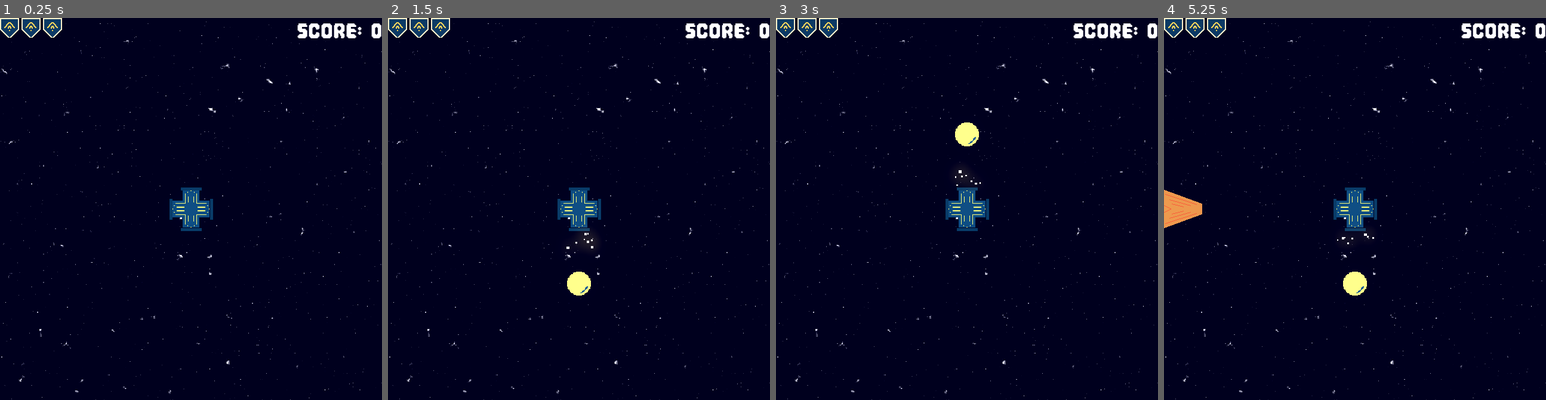
Above: before the commit, frames 1-4 (left to right).
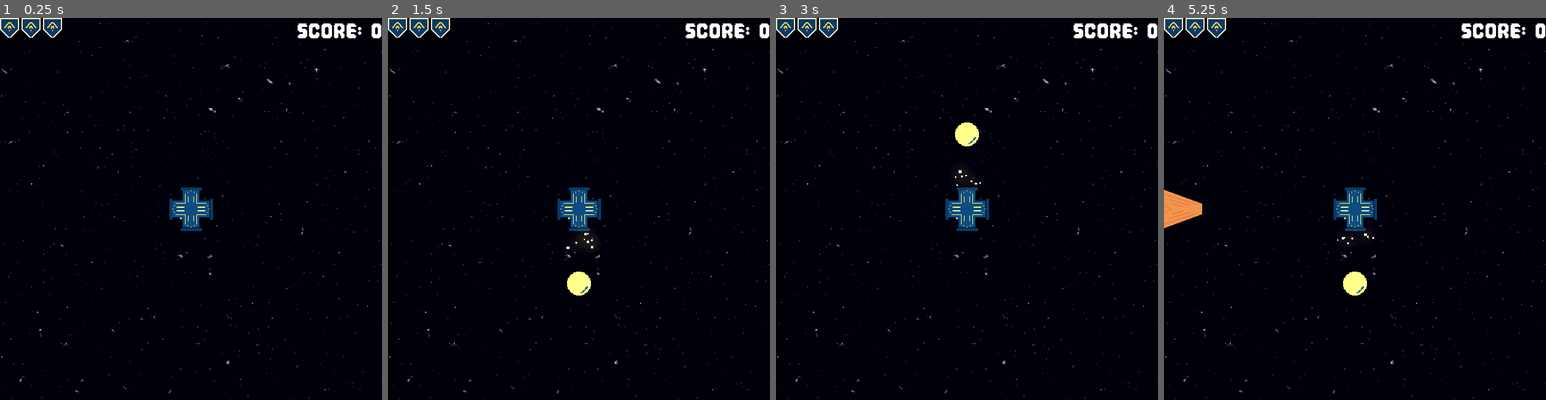
Above: after the commit, the same moments.

Repository: skain/incremental-outpost
Game: Godot game, scene res://scenes/main/main.tscn
Same seed, same stepped clock (60 frames per second), same inputs: the game is played once before the commit and once after it. Before the commit the project starts from res://game_entities/main/main.tscn.
Inputs:
- Up to frame 1 (0.25 s): no input
- Up to frame 2 (1.5 s): tap Enter (start_game) at 0.5, 1.35 s; hold Right (fire_right) 0.53-1.28 s; hold Enter (start_game) 0.53-1.28 s; hold Down (fire_down) from 1.28 s (still down)
- Up to frame 3 (3 s): release Down (fire_down) at 2.03 s; hold Right (fire_right) 2.03-2.78 s; hold Enter (start_game) 2.03-2.78 s; hold Up (fire_up) from 2.78 s (still down); tap Enter (start_game) at 2.85 s
- Up to frame 4 (5.25 s): release Up (fire_up) at 3.53 s; hold Enter (start_game) 3.53-4.28 s; hold Left (fire_left) 3.53-5.03 s; tap Enter (start_game) at 4.35, 5 s; hold Down (fire_down) from 5.03 s (still down); hold Enter (start_game) from 5.03 s (still down)

The runs differ from the first frame. In frame 1, 0.3% of the frame differs, in the area x 0-97%, y 4-100%; in frame 2, 0.3%; in frame 3, 0.3%; in frame 4, 0.3%.

Commit message:
Move files around, refactor some scenes, add glow test

Diff:
--- a/game_entities/main/main.tscn
+++ /dev/null
@@ -1,123 +0,0 @@
-[gd_scene format=3 uid="uid://bxhlenghvkl16"]
-
-[ext_resource type="Script" uid="uid://dqacofiwf6daw" path="res://game_entities/main/main.gd" id="1_dooaf"]
-[ext_resource type="PackedScene" uid="uid://dxvtbudu80b4f" path="res://game_entities/player/player.tscn" id="1_kaalg"]
-[ext_resource type="AudioStream" uid="uid://c6nqyyr7inav1" path="res://assets/sounds/8-bit Sound Library/Pickup_03.wav" id="2_83wlk"]
-[ext_resource type="PackedScene" uid="uid://cmc3ik5tigjec" path="res://game_entities/enemy/enemy.tscn" id="2_kj2c7"]
-[ext_resource type="AudioStream" uid="uid://bnxk1kk7ms3qd" path="res://assets/sounds/8-bit Sound Library/Hero_Death_00.wav" id="3_4iaaq"]
-[ext_resource type="PackedScene" uid="uid://bveowmm44i684" path="res://game_entities/ui/ui.tscn" id="3_vqoxj"]
-[ext_resource type="AudioStream" uid="uid://bxrytk1e2bol3" path="res://assets/sounds/music/incremental-outpost-music.wav" id="4_dooaf"]
-[ext_resource type="Script" uid="uid://d1aod3vqtp5fn" path="res://game_entities/main/enemies.gd" id="5_83wlk"]
-
-[sub_resource type="Environment" id="Environment_tefeu"]
-background_mode = 3
-glow_enabled = true
-glow_levels/4 = 0.3
-glow_levels/5 = 0.4
-glow_levels/6 = 0.5
-glow_bloom = 0.25
-glow_blend_mode = 0
-
-[sub_resource type="Gradient" id="Gradient_jyhfs"]
-offsets = PackedFloat32Array(0.8648649, 1)
-colors = PackedColorArray(0, 0, 0.047058824, 1, 1, 1, 1, 1)
-
-[sub_resource type="FastNoiseLite" id="FastNoiseLite_tbgi4"]
-noise_type = 2
-frequency = 0.371
-
-[sub_resource type="NoiseTexture2D" id="NoiseTexture2D_tefeu"]
-noise = SubResource("FastNoiseLite_tbgi4")
-color_ramp = SubResource("Gradient_jyhfs")
-
-[sub_resource type="CanvasItemMaterial" id="CanvasItemMaterial_o6xl0"]
-blend_mode = 1
-
-[sub_resource type="Gradient" id="Gradient_tipki"]
-offsets = PackedFloat32Array(0.8648649, 1)
-colors = PackedColorArray(0, 0, 0.047058824, 1, 1, 1, 1, 1)
-
-[sub_resource type="FastNoiseLite" id="FastNoiseLite_85g3d"]
-noise_type = 2
-frequency = 0.0511
-
-[sub_resource type="NoiseTexture2D" id="NoiseTexture2D_choun"]
-noise = SubResource("FastNoiseLite_85g3d")
-color_ramp = SubResource("Gradient_tipki")
-
-[node name="Main" type="Node2D" unique_id=42505495]
-script = ExtResource("1_dooaf")
-game_start_sound = ExtResource("2_83wlk")
-game_over_sound = ExtResource("3_4iaaq")
-
-[node name="WorldEnvironment" type="WorldEnvironment" parent="." unique_id=1950625691]
-environment = SubResource("Environment_tefeu")
-
-[node name="Backdrop" type="CanvasLayer" parent="." unique_id=402731984]
-layer = -100
-
-[node name="ColorRect" type="ColorRect" parent="Backdrop" unique_id=740235027]
-anchors_preset = 15
-anchor_right = 1.0
-anchor_bottom = 1.0
-grow_horizontal = 2
-grow_vertical = 2
-color = Color(0, 0, 0, 1)
-
-[node name="TextureRect" type="TextureRect" parent="Backdrop" unique_id=395905933]
-anchors_preset = 15
-anchor_right = 1.0
-anchor_bottom = 1.0
-grow_horizontal = 2
-grow_vertical = 2
-texture = SubResource("NoiseTexture2D_tefeu")
-
-[node name="TextureRect2" type="TextureRect" parent="Backdrop" unique_id=732274391]
-modulate = Color(1.5157021, 1.5157021, 1.5157021, 1)
-material = SubResource("CanvasItemMaterial_o6xl0")
-anchors_preset = 15
-anchor_right = 1.0
-anchor_bottom = 1.0
-grow_horizontal = 2
-grow_vertical = 2
-texture = SubResource("NoiseTexture2D_choun")
-
-[node name="Player" parent="." unique_id=507027384 instance=ExtResource("1_kaalg")]
-position = Vector2(320, 320)
-scale = Vector2(1.25, 1.25)
-
-[node name="Enemies" type="Node2D" parent="." unique_id=1832100047]
-script = ExtResource("5_83wlk")
-
-[node name="EnemyLeft" parent="Enemies" unique_id=1591691842 instance=ExtResource("2_kj2c7")]
-position = Vector2(32, 320)
-rotation = 1.5707964
-scale = Vector2(1, 1)
-
-[node name="EnemyTop" parent="Enemies" unique_id=308799815 instance=ExtResource("2_kj2c7")]
-position = Vector2(320, 32)
-rotation = 3.1415927
-scale = Vector2(1, 1)
-
-[node name="EnemyRight" parent="Enemies" unique_id=1690167790 instance=ExtResource("2_kj2c7")]
-position = Vector2(608, 320)
-rotation = 4.712389
-scale = Vector2(1, 1)
-
-[node name="EnemyBottom" parent="Enemies" unique_id=672570749 instance=ExtResource("2_kj2c7")]
-position = Vector2(320, 608)
-scale = Vector2(1, 1)
-
-[node name="UI" parent="." unique_id=110416762 instance=ExtResource("3_vqoxj")]
-
-[node name="BGMusicPlayer" type="AudioStreamPlayer" parent="." unique_id=55557947]
-unique_name_in_owner = true
-stream = ExtResource("4_dooaf")
-bus = &"Music"
-
-[connection signal="player_hit" from="Player" to="." method="_on_player_player_hit"]
-[connection signal="start_game_pressed" from="Player" to="." method="_on_player_start_game_pressed"]
-[connection signal="enemy_hit" from="Enemies/EnemyLeft" to="." method="_on_enemy_hit"]
-[connection signal="enemy_hit" from="Enemies/EnemyTop" to="." method="_on_enemy_hit"]
-[connection signal="enemy_hit" from="Enemies/EnemyRight" to="." method="_on_enemy_hit"]
-[connection signal="enemy_hit" from="Enemies/EnemyBottom" to="." method="_on_enemy_hit"]
--- /dev/null
+++ b/resources/main_world_environment.tres
@@ -0,0 +1,7 @@
+[gd_resource type="Environment" format=3 uid="uid://dvkbg3qcvg8lo"]
+
+[resource]
+background_mode = 3
+glow_enabled = true
+glow_bloom = 0.13
+glow_blend_mode = 0
--- /dev/null
+++ b/scenes/arcade_backdrop/arcade_backdrop.tscn
@@ -0,0 +1,56 @@
+[gd_scene format=3 uid="uid://drxvkp0wgbvqv"]
+
+[sub_resource type="Gradient" id="Gradient_jyhfs"]
+offsets = PackedFloat32Array(0.8648649, 1)
+colors = PackedColorArray(0, 0, 0.01, 1, 1, 1, 1, 1)
+
+[sub_resource type="FastNoiseLite" id="FastNoiseLite_tbgi4"]
+noise_type = 2
+frequency = 0.371
+
+[sub_resource type="NoiseTexture2D" id="NoiseTexture2D_tefeu"]
+noise = SubResource("FastNoiseLite_tbgi4")
+color_ramp = SubResource("Gradient_jyhfs")
+
+[sub_resource type="CanvasItemMaterial" id="CanvasItemMaterial_o6xl0"]
+blend_mode = 1
+
+[sub_resource type="Gradient" id="Gradient_tipki"]
+offsets = PackedFloat32Array(0.8648649, 1)
+colors = PackedColorArray(0, 0, 0.047058824, 1, 1, 1, 1, 1)
+
+[sub_resource type="FastNoiseLite" id="FastNoiseLite_85g3d"]
+noise_type = 2
+frequency = 0.0511
+
+[sub_resource type="NoiseTexture2D" id="NoiseTexture2D_choun"]
+noise = SubResource("FastNoiseLite_85g3d")
+color_ramp = SubResource("Gradient_tipki")
+
+[node name="ArcadeBackdrop" type="CanvasLayer" unique_id=674294416]
+layer = -100
+
+[node name="ColorRect" type="ColorRect" parent="." unique_id=698168626]
+anchors_preset = 15
+anchor_right = 1.0
+anchor_bottom = 1.0
+grow_horizontal = 2
+grow_vertical = 2
+color = Color(0, 0, 0, 1)
+
+[node name="TextureRect" type="TextureRect" parent="." unique_id=1263292019]
+anchors_preset = 15
+anchor_right = 1.0
+anchor_bottom = 1.0
+grow_horizontal = 2
+grow_vertical = 2
+texture = SubResource("NoiseTexture2D_tefeu")
+
+[node name="TextureRect2" type="TextureRect" parent="." unique_id=1412525680]
+material = SubResource("CanvasItemMaterial_o6xl0")
+anchors_preset = 15
+anchor_right = 1.0
+anchor_bottom = 1.0
+grow_horizontal = 2
+grow_vertical = 2
+texture = SubResource("NoiseTexture2D_choun")
--- a/game_entities/cannon/cannon.gd
+++ b/scenes/cannon/cannon.gd
@@ -3,7 +3,7 @@
 
 signal cannon_hit(cannon_direction: Vector2)
 
-const PROJECTILE_SCENE = preload("res://game_entities/player_projectile/player_projectile.tscn")
+const PROJECTILE_SCENE = preload("res://scenes/player_projectile/player_projectile.tscn")
 
 @onready var sprite_2d: Sprite2D = $Sprite2D
 @onready var collision_shape_2d: CollisionShape2D = $CollisionShape2D
--- a/game_entities/cannon/cannon.tscn
+++ b/scenes/cannon/cannon.tscn
@@ -1,10 +1,10 @@
 [gd_scene format=3 uid="uid://xute0hqlqdqy"]
 
 [ext_resource type="Texture2D" uid="uid://bcucr2yj5l30l" path="res://assets/Cannon.png" id="1_7hmgl"]
-[ext_resource type="Script" uid="uid://wfclnfyk0tgx" path="res://game_entities/cannon/cannon.gd" id="1_kguej"]
+[ext_resource type="Script" uid="uid://wfclnfyk0tgx" path="res://scenes/cannon/cannon.gd" id="1_kguej"]
 [ext_resource type="AudioStream" uid="uid://bma2jj20i0mew" path="res://assets/sounds/8-bit Sound Library/Shoot_02.wav" id="2_kguej"]
 [ext_resource type="AudioStream" uid="uid://b7hx5efsubi5v" path="res://assets/sounds/8-bit Sound Library/Explosion_02.wav" id="3_fq1eg"]
-[ext_resource type="PackedScene" uid="uid://bkgov81stuqku" path="res://game_entities/muzzle_flash/muzzle_flash.tscn" id="4_hrred"]
+[ext_resource type="PackedScene" uid="uid://bkgov81stuqku" path="res://scenes/muzzle_flash/muzzle_flash.tscn" id="4_hrred"]
 
 [sub_resource type="RectangleShape2D" id="RectangleShape2D_pxhkx"]
 size = Vector2(28, 2)
--- a/game_entities/enemy/enemy.gd
+++ b/scenes/enemy/enemy.gd
@@ -3,7 +3,7 @@
 
 signal enemy_hit(enemy:Enemy)
 
-const PROJECTILE_SCENE = preload("res://game_entities/enemy_projectile/enemy_projectile.tscn")
+const PROJECTILE_SCENE = preload("res://scenes/enemy_projectile/enemy_projectile.tscn")
 
 @export var base_shoot_delay: float = 1
 @export var base_shoot_chance: float = 50
--- a/game_entities/enemy/enemy.tscn
+++ b/scenes/enemy/enemy.tscn
@@ -1,11 +1,11 @@
 [gd_scene format=3 uid="uid://cmc3ik5tigjec"]
 
-[ext_resource type="Script" uid="uid://dud3351rov223" path="res://game_entities/enemy/enemy.gd" id="1_m2msb"]
+[ext_resource type="Script" uid="uid://dud3351rov223" path="res://scenes/enemy/enemy.gd" id="1_m2msb"]
 [ext_resource type="Texture2D" uid="uid://c78ssusbt68u4" path="res://assets/enemy.png" id="2_md0e3"]
 [ext_resource type="AudioStream" uid="uid://30n5ehy3il2a" path="res://assets/sounds/8-bit Sound Library/Shoot_01.wav" id="3_4ra3w"]
 [ext_resource type="AudioStream" uid="uid://ck3bxuak0ycbf" path="res://assets/sounds/8-bit Sound Library/Explosion_00.wav" id="4_5uy6h"]
 [ext_resource type="AudioStream" uid="uid://ctfkha5v65008" path="res://assets/sounds/8-bit Sound Library/Hit_01.wav" id="5_c4w8v"]
-[ext_resource type="PackedScene" uid="uid://bkgov81stuqku" path="res://game_entities/muzzle_flash/muzzle_flash.tscn" id="6_xwavj"]
+[ext_resource type="PackedScene" uid="uid://bkgov81stuqku" path="res://scenes/muzzle_flash/muzzle_flash.tscn" id="6_xwavj"]
 
 [sub_resource type="RectangleShape2D" id="RectangleShape2D_md0e3"]
 size = Vector2(38, 64)
--- a/game_entities/enemy_projectile/enemy_projectile.tscn
+++ b/scenes/enemy_projectile/enemy_projectile.tscn
@@ -1,7 +1,7 @@
 [gd_scene format=3 uid="uid://b811xsj461t3e"]
 
 [ext_resource type="Texture2D" uid="uid://c1tnv4c8momyn" path="res://assets/enemy-bullet.png" id="1_bhg48"]
-[ext_resource type="Script" uid="uid://8tomxvdjshrn" path="res://game_entities/enemy_projectile/enemy_projectile.gd" id="1_e4rc5"]
+[ext_resource type="Script" uid="uid://8tomxvdjshrn" path="res://scenes/enemy_projectile/enemy_projectile.gd" id="1_e4rc5"]
 
 [sub_resource type="RectangleShape2D" id="RectangleShape2D_e8ik0"]
 size = Vector2(32, 32)
@@ -16,6 +16,7 @@
 texture = ExtResource("1_bhg48")
 
 [node name="CollisionShape2D" type="CollisionShape2D" parent="." unique_id=1394548682]
+visible = false
 shape = SubResource("RectangleShape2D_e8ik0")
 
 [connection signal="area_entered" from="." to="." method="_on_area_entered"]
--- /dev/null
+++ b/scenes/main/main.tscn
@@ -0,0 +1,62 @@
+[gd_scene format=3 uid="uid://bxhlenghvkl16"]
+
+[ext_resource type="Script" uid="uid://dqacofiwf6daw" path="res://scenes/main/main.gd" id="1_dooaf"]
+[ext_resource type="PackedScene" uid="uid://dxvtbudu80b4f" path="res://scenes/player/player.tscn" id="1_kaalg"]
+[ext_resource type="AudioStream" uid="uid://c6nqyyr7inav1" path="res://assets/sounds/8-bit Sound Library/Pickup_03.wav" id="2_83wlk"]
+[ext_resource type="PackedScene" uid="uid://cmc3ik5tigjec" path="res://scenes/enemy/enemy.tscn" id="2_kj2c7"]
+[ext_resource type="AudioStream" uid="uid://bnxk1kk7ms3qd" path="res://assets/sounds/8-bit Sound Library/Hero_Death_00.wav" id="3_4iaaq"]
+[ext_resource type="PackedScene" uid="uid://bveowmm44i684" path="res://scenes/ui/ui.tscn" id="3_vqoxj"]
+[ext_resource type="Environment" uid="uid://dvkbg3qcvg8lo" path="res://resources/main_world_environment.tres" id="4_4iaaq"]
+[ext_resource type="AudioStream" uid="uid://bxrytk1e2bol3" path="res://assets/sounds/music/incremental-outpost-music.wav" id="4_dooaf"]
+[ext_resource type="Script" uid="uid://d1aod3vqtp5fn" path="res://scenes/main/enemies.gd" id="5_83wlk"]
+[ext_resource type="PackedScene" uid="uid://drxvkp0wgbvqv" path="res://scenes/arcade_backdrop/arcade_backdrop.tscn" id="5_a8run"]
+
+[node name="Main" type="Node2D" unique_id=42505495]
+script = ExtResource("1_dooaf")
+game_start_sound = ExtResource("2_83wlk")
+game_over_sound = ExtResource("3_4iaaq")
+
+[node name="WorldEnvironment" type="WorldEnvironment" parent="." unique_id=1950625691]
+environment = ExtResource("4_4iaaq")
+
+[node name="ArcadeBackdrop" parent="." unique_id=674294416 instance=ExtResource("5_a8run")]
+
+[node name="Player" parent="." unique_id=507027384 instance=ExtResource("1_kaalg")]
+position = Vector2(320, 320)
+scale = Vector2(1.25, 1.25)
+
+[node name="Enemies" type="Node2D" parent="." unique_id=1832100047]
+script = ExtResource("5_83wlk")
+
+[node name="EnemyLeft" parent="Enemies" unique_id=1591691842 instance=ExtResource("2_kj2c7")]
+position = Vector2(32, 320)
+rotation = 1.5707964
+scale = Vector2(1, 1)
+
+[node name="EnemyTop" parent="Enemies" unique_id=308799815 instance=ExtResource("2_kj2c7")]
+position = Vector2(320, 32)
+rotation = 3.1415927
+scale = Vector2(1, 1)
+
+[node name="EnemyRight" parent="Enemies" unique_id=1690167790 instance=ExtResource("2_kj2c7")]
+position = Vector2(608, 320)
+rotation = 4.712389
+scale = Vector2(1, 1)
+
+[node name="EnemyBottom" parent="Enemies" unique_id=672570749 instance=ExtResource("2_kj2c7")]
+position = Vector2(320, 608)
+scale = Vector2(1, 1)
+
+[node name="UI" parent="." unique_id=110416762 instance=ExtResource("3_vqoxj")]
+
+[node name="BGMusicPlayer" type="AudioStreamPlayer" parent="." unique_id=55557947]
+unique_name_in_owner = true
+stream = ExtResource("4_dooaf")
+bus = &"Music"
+
+[connection signal="player_hit" from="Player" to="." method="_on_player_player_hit"]
+[connection signal="start_game_pressed" from="Player" to="." method="_on_player_start_game_pressed"]
+[connection signal="enemy_hit" from="Enemies/EnemyLeft" to="." method="_on_enemy_hit"]
+[connection signal="enemy_hit" from="Enemies/EnemyTop" to="." method="_on_enemy_hit"]
+[connection signal="enemy_hit" from="Enemies/EnemyRight" to="." method="_on_enemy_hit"]
+[connection signal="enemy_hit" from="Enemies/EnemyBottom" to="." method="_on_enemy_hit"]
--- a/game_entities/muzzle_flash/muzzle_flash.tscn
+++ b/scenes/muzzle_flash/muzzle_flash.tscn
@@ -1,6 +1,6 @@
 [gd_scene format=3 uid="uid://bkgov81stuqku"]
 
-[ext_resource type="Script" uid="uid://d0pg51fthyw1t" path="res://game_entities/muzzle_flash/muzzle_flash.gd" id="1_ssybx"]
+[ext_resource type="Script" uid="uid://d0pg51fthyw1t" path="res://scenes/muzzle_flash/muzzle_flash.gd" id="1_ssybx"]
 
 [sub_resource type="Gradient" id="Gradient_yjv0y"]
 colors = PackedColorArray(1, 1, 1, 1, 1, 1, 1, 0)
--- a/game_entities/player/player.tscn
+++ b/scenes/player/player.tscn
@@ -1,11 +1,11 @@
 [gd_scene format=3 uid="uid://dxvtbudu80b4f"]
 
 [ext_resource type="Texture2D" uid="uid://10uckrpdny7t" path="res://assets/player.png" id="1_3vyb7"]
-[ext_resource type="Script" uid="uid://cywb2avasjihk" path="res://game_entities/player/player.gd" id="1_7ow0l"]
-[ext_resource type="Script" uid="uid://cyf6fhon2yb2e" path="res://game_entities/player/shields.gd" id="3_7ow0l"]
-[ext_resource type="PackedScene" uid="uid://dulyh4ydd2vqf" path="res://game_entities/shield/shield.tscn" id="3_qhqgy"]
-[ext_resource type="PackedScene" uid="uid://xute0hqlqdqy" path="res://game_entities/cannon/cannon.tscn" id="4_dqkch"]
-[ext_resource type="Script" uid="uid://cmo2t14e770kl" path="res://game_entities/player/cannons.gd" id="5_7ow0l"]
+[ext_resource type="Script" uid="uid://cywb2avasjihk" path="res://scenes/player/player.gd" id="1_7ow0l"]
+[ext_resource type="Script" uid="uid://cyf6fhon2yb2e" path="res://scenes/player/shields.gd" id="3_7ow0l"]
+[ext_resource type="PackedScene" uid="uid://dulyh4ydd2vqf" path="res://scenes/shield/shield.tscn" id="3_qhqgy"]
+[ext_resource type="PackedScene" uid="uid://xute0hqlqdqy" path="res://scenes/cannon/cannon.tscn" id="4_dqkch"]
+[ext_resource type="Script" uid="uid://cmo2t14e770kl" path="res://scenes/player/cannons.gd" id="5_7ow0l"]
 [ext_resource type="AudioStream" uid="uid://cwtsm6n4d0r5d" path="res://assets/sounds/8-bit Sound Library/Explosion_03.wav" id="5_qlg0r"]
 
 [sub_resource type="RectangleShape2D" id="RectangleShape2D_qhqgy"]
--- a/game_entities/player_projectile/player_projectile.tscn
+++ b/scenes/player_projectile/player_projectile.tscn
@@ -1,7 +1,7 @@
 [gd_scene format=3 uid="uid://504iphb33yyk"]
 
 [ext_resource type="Texture2D" uid="uid://b5lwugpcxrhhf" path="res://assets/player-bullet.png" id="1_3bpo4"]
-[ext_resource type="Script" uid="uid://ctv87xooknex5" path="res://game_entities/player_projectile/player_projectile.gd" id="1_8fsl8"]
+[ext_resource type="Script" uid="uid://ctv87xooknex5" path="res://scenes/player_projectile/player_projectile.gd" id="1_8fsl8"]
 
 [sub_resource type="RectangleShape2D" id="RectangleShape2D_oxij3"]
 size = Vector2(64, 64)
--- a/game_entities/shield/shield.tscn
+++ b/scenes/shield/shield.tscn
@@ -1,6 +1,6 @@
 [gd_scene format=3 uid="uid://dulyh4ydd2vqf"]
 
-[ext_resource type="Script" uid="uid://b0j1xq1rfccbx" path="res://game_entities/shield/shield.gd" id="1_4ldry"]
+[ext_resource type="Script" uid="uid://b0j1xq1rfccbx" path="res://scenes/shield/shield.gd" id="1_4ldry"]
 [ext_resource type="Texture2D" uid="uid://dofi87kcbpa8v" path="res://assets/Shield.png" id="1_a1e1u"]
 [ext_resource type="AudioStream" uid="uid://dhmhy2csml72q" path="res://assets/sounds/8-bit Sound Library/Hit_00.wav" id="2_4ldry"]
 [ext_resource type="AudioStream" uid="uid://b51k07kmg5p46" path="res://assets/sounds/8-bit Sound Library/Climb_Rope_Loop_00.wav" id="3_hg65h"]
--- /dev/null
+++ b/scenes/test_scenes/glow_test.tscn
@@ -0,0 +1,50 @@
+[gd_scene format=3 uid="uid://cdskg4y3eonys"]
+
+[ext_resource type="Environment" uid="uid://dvkbg3qcvg8lo" path="res://resources/main_world_environment.tres" id="1_byxpa"]
+[ext_resource type="PackedScene" uid="uid://drxvkp0wgbvqv" path="res://scenes/arcade_backdrop/arcade_backdrop.tscn" id="2_t67k3"]
+[ext_resource type="Texture2D" uid="uid://bcucr2yj5l30l" path="res://assets/Cannon.png" id="3_schhy"]
+[ext_resource type="Texture2D" uid="uid://c78ssusbt68u4" path="res://assets/enemy.png" id="4_qqx7u"]
+[ext_resource type="Texture2D" uid="uid://b4wbabadug3ic" path="res://assets/health.png" id="5_1q4ox"]
+[ext_resource type="Texture2D" uid="uid://10uckrpdny7t" path="res://assets/player.png" id="6_yjphi"]
+[ext_resource type="Texture2D" uid="uid://dofi87kcbpa8v" path="res://assets/Shield.png" id="7_wegfq"]
+[ext_resource type="PackedScene" uid="uid://504iphb33yyk" path="res://scenes/player_projectile/player_projectile.tscn" id="8_n4uko"]
+[ext_resource type="PackedScene" uid="uid://b811xsj461t3e" path="res://scenes/enemy_projectile/enemy_projectile.tscn" id="9_1phbt"]
+
+[node name="GlowTest" type="Node2D" unique_id=1447636078]
+
+[node name="WorldEnvironment" type="WorldEnvironment" parent="." unique_id=740934367]
+environment = ExtResource("1_byxpa")
+
+[node name="ArcadeBackdrop" parent="." unique_id=674294416 instance=ExtResource("2_t67k3")]
+
+[node name="Cannon" type="Sprite2D" parent="." unique_id=1890649953]
+self_modulate = Color(1.0138007, 1.0138007, 1.0138007, 1)
+position = Vector2(304, 467)
+scale = Vector2(3, 3)
+texture = ExtResource("3_schhy")
+
+[node name="Enemy" type="Sprite2D" parent="." unique_id=1316741027]
+position = Vector2(196, 230)
+texture = ExtResource("4_qqx7u")
+
+[node name="Health" type="Sprite2D" parent="." unique_id=1785392721]
+position = Vector2(82, 317)
+texture = ExtResource("5_1q4ox")
+
+[node name="Player" type="Sprite2D" parent="." unique_id=1164911279]
+position = Vector2(299, 331)
+scale = Vector2(1.25, 1.25)
+texture = ExtResource("6_yjphi")
+
+[node name="Shield" type="Sprite2D" parent="." unique_id=773977545]
+position = Vector2(299, 273)
+texture = ExtResource("7_wegfq")
+
+[node name="PlayerProjectile" parent="." unique_id=123665237 instance=ExtResource("8_n4uko")]
+position = Vector2(93, 224)
+
+[node name="EnemyProjectile" parent="." unique_id=1387055740 instance=ExtResource("9_1phbt")]
+position = Vector2(279, 219)
+
+[node name="CanvasModulate" type="CanvasModulate" parent="." unique_id=253644478]
+color = Color(0.91, 0.91, 0.91, 1)
--- a/game_entities/ui/arcade_overlay.tscn
+++ b/scenes/ui/arcade_overlay.tscn
@@ -1,6 +1,6 @@
 [gd_scene format=3 uid="uid://drdfp1uduh77v"]
 
-[ext_resource type="Script" uid="uid://b2yuue61t8cj6" path="res://game_entities/ui/arcade_overlay.gd" id="1_uki8k"]
+[ext_resource type="Script" uid="uid://b2yuue61t8cj6" path="res://scenes/ui/arcade_overlay.gd" id="1_uki8k"]
 [ext_resource type="Texture2D" uid="uid://b4wbabadug3ic" path="res://assets/health.png" id="2_g8o6g"]
 [ext_resource type="Theme" uid="uid://bu7liu2y80vnx" path="res://themes/default_theme.tres" id="3_5if7m"]
 
--- a/game_entities/ui/ui.gd
+++ b/scenes/ui/ui.gd
@@ -1,4 +1,3 @@
-@tool
 class_name UI extends Node2D
 
 @onready var game_over_panel: Panel = %GameOverPanel
--- a/game_entities/ui/ui.tscn
+++ b/scenes/ui/ui.tscn
@@ -1,8 +1,8 @@
 [gd_scene format=3 uid="uid://bveowmm44i684"]
 
-[ext_resource type="Script" uid="uid://dl5uham4enamd" path="res://game_entities/ui/ui.gd" id="1_qys5q"]
-[ext_resource type="PackedScene" uid="uid://drdfp1uduh77v" path="res://game_entities/ui/arcade_overlay.tscn" id="2_2jqha"]
-[ext_resource type="PackedScene" uid="uid://cvh1j1joqv81t" path="res://game_entities/ui/upgrade_interface.tscn" id="3_qys5q"]
+[ext_resource type="Script" uid="uid://dl5uham4enamd" path="res://scenes/ui/ui.gd" id="1_qys5q"]
+[ext_resource type="PackedScene" uid="uid://drdfp1uduh77v" path="res://scenes/ui/arcade_overlay.tscn" id="2_2jqha"]
+[ext_resource type="PackedScene" uid="uid://cvh1j1joqv81t" path="res://scenes/ui/upgrade_interface.tscn" id="3_qys5q"]
 
 [node name="UI" type="Node2D" unique_id=379921246]
 script = ExtResource("1_qys5q")
--- a/game_entities/ui/upgrade_interface.gd
+++ b/scenes/ui/upgrade_interface.gd
@@ -14,7 +14,8 @@
 	#upgrade_camera_2d.zoom = Vector2(sin(0.1 * delta), sin(0.1 * delta))
 
 func make_camera_current() -> void:
-	upgrade_camera_2d.make_current()
+	pass
+	#upgrade_camera_2d.make_current()
 
 func show_upgrade_interface() -> void:
 	upgrade_canvas_layer.visible = true
--- a/game_entities/ui/upgrade_interface.tscn
+++ b/scenes/ui/upgrade_interface.tscn
@@ -1,10 +1,9 @@
 [gd_scene format=3 uid="uid://cvh1j1joqv81t"]
 
-[ext_resource type="Script" uid="uid://nq6xthwv0xht" path="res://game_entities/ui/upgrade_interface.gd" id="1_3o6ct"]
+[ext_resource type="Script" uid="uid://nq6xthwv0xht" path="res://scenes/ui/upgrade_interface.gd" id="1_3o6ct"]
 [ext_resource type="FontFile" uid="uid://c6yugg4s6ayo3" path="res://assets/Pixel Game.otf" id="2_ocpqy"]
 
 [node name="UpgradeInterface" type="Node2D" unique_id=1375513929]
-visible = false
 script = ExtResource("1_3o6ct")
 
 [node name="UpgradeCamera2D" type="Camera2D" parent="." unique_id=618262142]
Renamed: game_entities/cannon/cannon.gd.uid -> scenes/cannon/cannon.gd.uid
Renamed: game_entities/enemy/enemy.gd.uid -> scenes/enemy/enemy.gd.uid
Renamed: game_entities/enemy_projectile/enemy_projectile.gd -> scenes/enemy_projectile/enemy_projectile.gd
Renamed: game_entities/enemy_projectile/enemy_projectile.gd.uid -> scenes/enemy_projectile/enemy_projectile.gd.uid
Renamed: game_entities/main/enemies.gd -> scenes/main/enemies.gd
Renamed: game_entities/main/enemies.gd.uid -> scenes/main/enemies.gd.uid
Renamed: game_entities/main/main.gd -> scenes/main/main.gd
Renamed: game_entities/main/main.gd.uid -> scenes/main/main.gd.uid
Renamed: game_entities/muzzle_flash/muzzle_flash.gd -> scenes/muzzle_flash/muzzle_flash.gd
Renamed: game_entities/muzzle_flash/muzzle_flash.gd.uid -> scenes/muzzle_flash/muzzle_flash.gd.uid
Renamed: game_entities/player/cannons.gd -> scenes/player/cannons.gd
Renamed: game_entities/player/cannons.gd.uid -> scenes/player/cannons.gd.uid
(and 12 more such lines)
